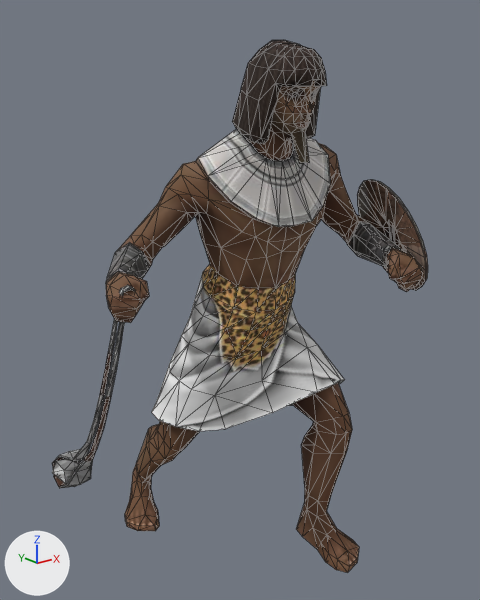
Renders of the glTF model public/assets/unit-models/9-slinger.glb from each side of a commit.
Camera for both pictures: a 50 mm camera at (-1.515, -1.898, 1.728) aimed at (-0.078, -0.102, 1.009). The lights are fixed; the arrows at lower left show +X, +Y and +Z. The first picture is the older version. Mesh edges are drawn as thin lines. Vertices at exactly the same position are counted once.
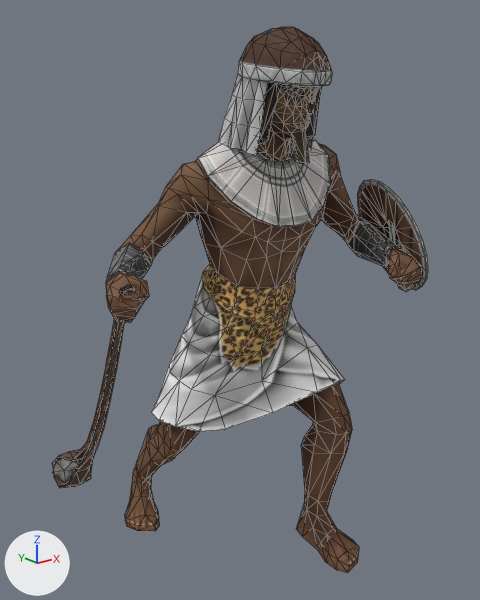
Changed parts and their boxes (x1, y1, x2, y2) in the pictures (480 x 600 px):
'Mesh_0', reshaped
    before: (52, 40, 428, 573)
    after: (52, 27, 428, 573)
part 1 of me_mesh_0, added
    after: (218, 27, 332, 155)
part 2 of me_mesh_0, recoloured
    both: (52, 285, 135, 488)
part 3 of me_mesh_0, recoloured
    both: (357, 180, 428, 290)

Edits to the bpy script that builds the scene:
```text
Add img_image_3:
    img_image_3 = load_image('Image_3', '_unpacked/Image_3', 256, 256, 'sRGB')
Add mat_material_3:
    mat_material_3 = principled_material('Material_3')
    mat_material_3.texture = img_image_3
    mat_material_3.metallic = 0.05
    mat_material_3.roughness = 0.85
Change me_mesh_0:
    used by ob_mesh_0; location = (0.0, 0.0, 0.0)
    remove me_mesh_0.from_pydata(...)  # 1018 vertices, 2004 faces; spans x -0.76..0.49, y -0.61..0.45, z -0.01..1.88
    add me_mesh_0.from_pydata(...)  # 1155 vertices, 2239 faces; spans x -0.76..0.49, y -0.61..0.45, z -0.01..1.92
    me_mesh_0 part 1: a new loose piece of 137 vertices spanning x -0.19..0.15, y -0.42..-0.02, z 1.54..1.92, in mat_material_1 (picture img_image_1)
    me_mesh_0 part 2: 276 faces spanning x -0.76..-0.61, y -0.33..0.14, z 0.39..1.22 switch from mat_material_1 (picture img_image_1) to mat_material_2 (picture img_image_2)
    me_mesh_0 part 3: 250 faces spanning x 0.27..0.49, y -0.6..-0.19, z 1.03..1.43 switch from mat_material_2 (picture img_image_2) to mat_material_3 (picture img_image_3)
```
